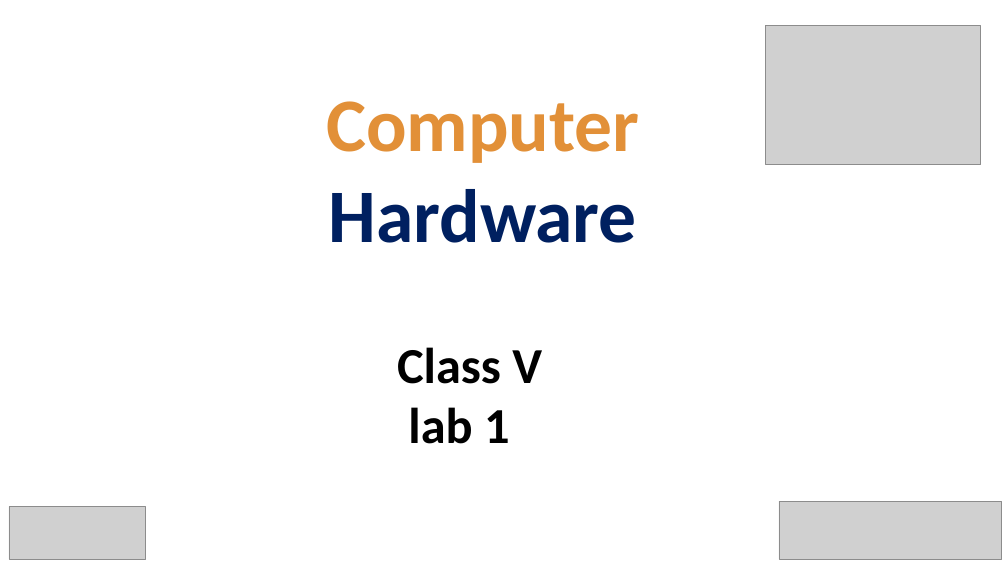
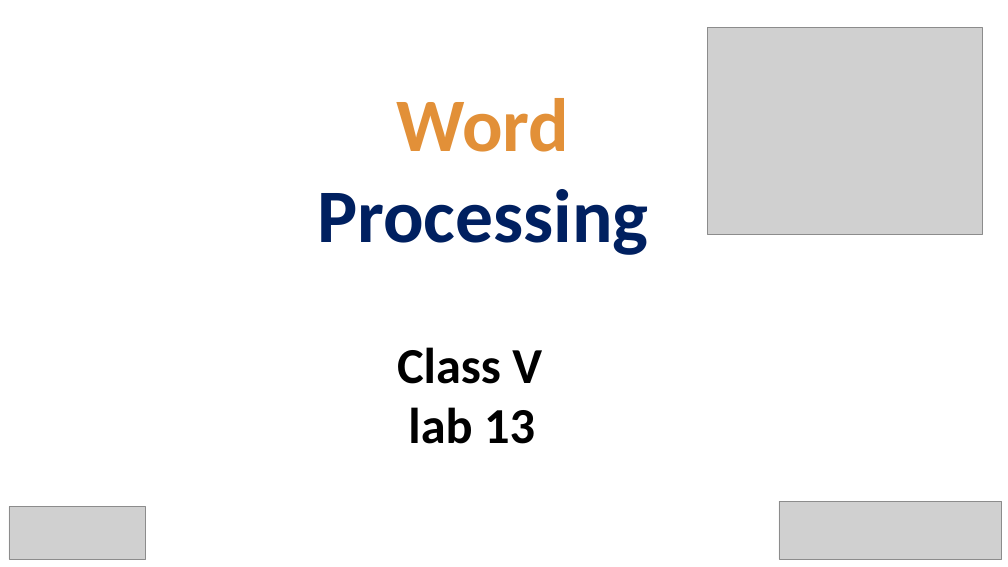
Before and after one commit to SabitDeepto/IIDP, a slide deck: slide 1 of class 5/Word Processing:13-17/word 1/2. Presentation/1.pptx. Drawn at 1008x567 pixels with LibreOffice and Linux fonts; fonts in the diff are those of the drawing; grey boxes stand for pictures; background and template pictures are left out. Boxes give left, top, right and bottom in pixels: in the first picture for what was removed or moved away, otherwise in the second. Text is boxed around its words. In the diff, an @@ line names an element or a change of style, - is before the commit and + after.

Commit message:
word done

```diff
--- a/class 5/Word Processing:13-17/word 1/2. Presentation/1.pptx
+++ b/class 5/Word Processing:13-17/word 1/2. Presentation/1.pptx
@@ picture: place and size @@
-picture at (766,26,981,165)
+picture at (707,28,982,234)
@@ text at (317,98,648,255): text changed; text colour #E29038 to #002060 @@
-Computer
-Hardware
+Word
+Processing
@@ text at (408,407,535,444): text changed @@
-lab 1
+lab 13
```
Also in this commit, not shown: 5 slides added, 6 slides removed, 17 other files.
